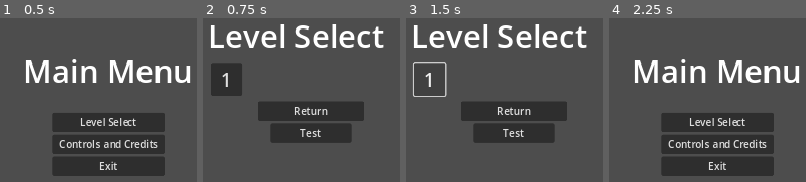
Above: before the commit, frames 1-4 (left to right).
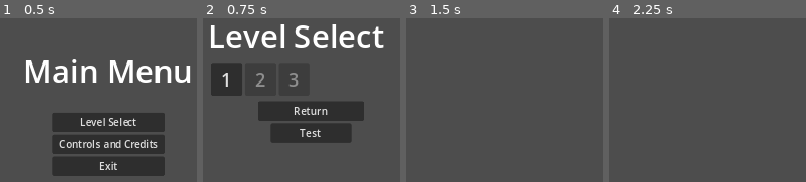
Above: after the commit, the same moments.

Repository: DevBeebo/HighCoastGameJam2024
Game: Godot game, scene res://Scenes/MainScene.tscn
The game is run twice, just before and just after one commit, with the same random seed, the same clock (stepped at 60 frames per second) and the same inputs. The engine's default icon, where the game draws it, is replaced by a stand-in: a white triangle on a blue panel in a dark square.
Inputs (mouse positions are in pixels of both pictures, inside the frame that each line leads up to):
- Up to frame 1 (0.5 s): no input
- Up to frame 2 (0.75 s): click "Level Select" at 0.5 s
- Up to frame 3 (1.5 s): click "1" at 1.25 s
- Up to frame 4 (2.25 s): click (717, 111) at 2 s, where only the run before the commit has a clickable "Return"

Frame 1 is identical in both runs. In frame 2, 0.3% of the frame differs, in the area x 26-49%, y 33-43%; in frame 3, 16%; in frame 4, 24%, in the area x 13-97%, y 25-97%.

Commit message:
Level Select menu works + Levels can end

Diff:
--- a/project/Classes/GameManager.gd
+++ b/project/Classes/GameManager.gd
@@ -1,10 +1,15 @@
 extends Node
 
 signal level_change(new_id) # Emitted when the level changes and says to which ID. -1 means no level
+signal level_completed(completed_levels)
 
 var levels = [ # An array with all the levels in order. 0 is a test level
 	preload("res://Scenes/Levels/TestLevel.tscn"),
+	preload("res://Scenes/Levels/TestLevel.tscn"),
+	preload("res://Scenes/Levels/TestLevel.tscn"),
+	preload("res://Scenes/Levels/TestLevel.tscn"),
 ]
+var completed_levels = 0 # The numbers of levels completed
 var current_level : int = -1 # The ID of the current level to reset on death. -1 means no level is currently being played
 var current_menu : String = "MainMenu" # The name of the current menus node
 var level_scene : Node2D # The root node of the current level
@@ -15,6 +20,7 @@
 	change_menu(current_menu)
 	pass
 
+
 func change_menu(menu:String):
 	if current_level != -1:
 		unload_level()
@@ -22,6 +28,7 @@
 		menu_canvas.get_node(current_menu).visible = false
 		current_menu = menu
 		menu_canvas.get_node(menu).visible = true
+
 
 func load_level(id):
 	# Skip if id does not refer to a Level
@@ -37,12 +44,21 @@
 	get_tree().root.call_deferred("add_child", level_scene)
 	level_change.emit(id)
 
+
 func unload_level():
 	if level_scene == null: return
 	level_scene.queue_free()
 	current_level = -1 # Sets it to -1 as it means no level is being played
 	level_change.emit(-1)
 
+
+func complete_level():
+	if current_level > completed_levels:
+		completed_levels = current_level
+	level_completed.emit(current_level)
+	change_menu("LevelSelect")
+
+
 func player_died(id:int, why:String):
 	print("Player ", id + 1, " died because ", why)
 	level_scene.set_deferred("process_mode", Node.PROCESS_MODE_DISABLED)
--- a/project/Scenes/Levels/TestLevel.tscn
+++ b/project/Scenes/Levels/TestLevel.tscn
@@ -1,10 +1,11 @@
-[gd_scene load_steps=11 format=3 uid="uid://vawcxnnc22v3"]
+[gd_scene load_steps=13 format=3 uid="uid://vawcxnnc22v3"]
 
 [ext_resource type="PackedScene" uid="uid://di1rwdhvae4ac" path="res://Scenes/Prefabs/player.tscn" id="1_1yvlr"]
 [ext_resource type="PackedScene" uid="uid://chufrnslirsie" path="res://Scenes/Prefabs/mover.tscn" id="2_5ypfr"]
 [ext_resource type="PackedScene" uid="uid://0wrven0muldp" path="res://Scenes/Prefabs/floor_button.tscn" id="3_n6ole"]
 [ext_resource type="PackedScene" uid="uid://sdhr1o31o8u8" path="res://Scenes/Prefabs/button.tscn" id="4_tas6q"]
 [ext_resource type="Texture2D" uid="uid://6v6dgf2ojcad" path="res://icon.svg" id="5_0nh6l"]
+[ext_resource type="Script" path="res://Scenes/Levels/level_end.gd" id="6_ha5my"]
 
 [sub_resource type="RectangleShape2D" id="RectangleShape2D_ctr5a"]
 size = Vector2(1280, 20)
@@ -151,6 +152,9 @@
 physics_layer_0/collision_mask = 0
 sources/0 = SubResource("TileSetAtlasSource_gpf3x")
 
+[sub_resource type="CircleShape2D" id="CircleShape2D_od3ar"]
+radius = 32.0
+
 [node name="Level" type="Node2D"]
 
 [node name="Player1" parent="." instance=ExtResource("1_1yvlr")]
@@ -160,10 +164,10 @@
 position = Vector2(896, 384)
 player_id = 1
 
-[node name="StaticBody2D" type="StaticBody2D" parent="."]
+[node name="Floor" type="StaticBody2D" parent="."]
 position = Vector2(640, 448)
 
-[node name="CollisionShape2D" type="CollisionShape2D" parent="StaticBody2D"]
+[node name="CollisionShape2D" type="CollisionShape2D" parent="Floor"]
 shape = SubResource("RectangleShape2D_ctr5a")
 
 [node name="Mover" parent="." node_paths=PackedStringArray("trigger") instance=ExtResource("2_5ypfr")]
@@ -198,3 +202,13 @@
 tile_set = SubResource("TileSet_4uwrj")
 
 [node name="TileMapLayer" type="TileMapLayer" parent="."]
+
+[node name="LevelEnd" type="Area2D" parent="."]
+position = Vector2(672, 416)
+collision_layer = 0
+collision_mask = 2
+script = ExtResource("6_ha5my")
+
+[node name="CollisionShape2D" type="CollisionShape2D" parent="LevelEnd"]
+shape = SubResource("CircleShape2D_od3ar")
+debug_color = Color(0.65526, 0.517151, 9.62615e-07, 0.42)
--- /dev/null
+++ b/project/Scenes/Levels/level_end.gd
@@ -0,0 +1,12 @@
+extends Area2D
+
+
+# Called when the node enters the scene tree for the first time.
+func _ready():
+	self.body_entered.connect(player_entered)
+
+
+func player_entered(_area):
+	print("yo")
+	if self.get_overlapping_bodies().size() == 2:
+		GameManager.complete_level()
--- a/project/Scenes/Menus/LevelSelect.tscn
+++ b/project/Scenes/Menus/LevelSelect.tscn
@@ -1,7 +1,8 @@
-[gd_scene load_steps=3 format=3 uid="uid://2yyjf50ngway"]
+[gd_scene load_steps=4 format=3 uid="uid://2yyjf50ngway"]
 
-[ext_resource type="Script" path="res://Scenes/level_select_menu.gd" id="1_ftln6"]
-[ext_resource type="Script" path="res://Scenes/Menus/level_button.gd" id="2_unlmh"]
+[ext_resource type="Script" path="res://Scripts/level_select_menu.gd" id="1_ftln6"]
+[ext_resource type="PackedScene" uid="uid://cf2d4qc54mav6" path="res://Scenes/Prefabs/level_button.tscn" id="2_otlen"]
+[ext_resource type="Script" path="res://Scripts/level_button.gd" id="2_unlmh"]
 
 [node name="LevelSelect" type="Control"]
 layout_mode = 3
@@ -11,6 +12,7 @@
 grow_horizontal = 2
 grow_vertical = 2
 script = ExtResource("1_ftln6")
+level_button_prefab = ExtResource("2_otlen")
 
 [node name="VBoxContainer" type="VBoxContainer" parent="."]
 layout_mode = 1
@@ -42,12 +44,6 @@
 layout_mode = 2
 columns = 6
 
-[node name="Level" type="Button" parent="VBoxContainer/MarginContainer/GridContainer"]
-custom_minimum_size = Vector2(50, 50)
-layout_mode = 2
-theme_override_font_sizes/font_size = 30
-text = "1"
-
 [node name="ReturnMargin" type="MarginContainer" parent="VBoxContainer"]
 layout_mode = 2
 theme_override_constants/margin_left = 80
--- a/project/Scenes/Menus/pause_menu.tscn
+++ b/project/Scenes/Menus/pause_menu.tscn
@@ -1,6 +1,6 @@
 [gd_scene load_steps=2 format=3 uid="uid://lxjdjxwviixe"]
 
-[ext_resource type="Script" path="res://Scenes/Menus/pause_menu.gd" id="1_vjmce"]
+[ext_resource type="Script" path="res://Scripts/pause_menu.gd" id="1_vjmce"]
 
 [node name="PauseMenu" type="Control"]
 layout_mode = 3
--- /dev/null
+++ b/project/Scenes/Prefabs/level_button.tscn
@@ -0,0 +1,9 @@
+[gd_scene load_steps=2 format=3 uid="uid://cf2d4qc54mav6"]
+
+[ext_resource type="Script" path="res://Scripts/level_button.gd" id="1_g0k0i"]
+
+[node name="LevelButton" type="Button"]
+custom_minimum_size = Vector2(50, 50)
+theme_override_font_sizes/font_size = 30
+text = "0"
+script = ExtResource("1_g0k0i")
--- a/project/Scenes/level_select_menu.gd
+++ /dev/null
@@ -1,6 +0,0 @@
-extends Control
-
-
-
-func _on_return_pressed():
-	GameManager.change_menu("MainMenu")
--- /dev/null
+++ b/project/Scripts/level_select_menu.gd
@@ -0,0 +1,26 @@
+extends Control
+
+
+@export var level_button_prefab : PackedScene
+
+@onready var level_grid : Control = $"VBoxContainer/MarginContainer/GridContainer"
+
+func _ready() -> void:
+	GameManager.level_completed.connect(update)
+	update(GameManager.completed_levels)
+
+
+func update(id:int):
+	for c in level_grid.get_children():
+		c.queue_free()
+	for i in GameManager.levels.size() - 1:
+		var new_button = level_button_prefab.instantiate()
+		new_button.text = str(i+1)
+		new_button.id = i+1
+		if i > id:
+			new_button.disabled = true
+		level_grid.add_child(new_button)
+
+
+func _on_return_pressed():
+	GameManager.change_menu("MainMenu")
--- a/project/Scripts/main_menu.gd
+++ b/project/Scripts/main_menu.gd
@@ -6,24 +6,25 @@
 	pass # Replace with function body.
 
 
-# Called every frame. 'delta' is the elapsed time since the previous frame.
-func _process(delta):
-	pass
-
 func _on_level_select_pressed():
 	GameManager.change_menu("LevelSelect")
+
 
 func _on_controls_pressed():
 	GameManager.change_menu("Controls")
 
+
 func _on_exit_pressed():
 	exit_prompt_toggle(true)
+
 
 func _on_confirm_exit_pressed():
 	get_tree().quit()
 
+
 func _on_decline_exit_pressed():
 	exit_prompt_toggle(false)
+
 
 # Shows and hides the exit prompt and menu. If "show_exit" is true, the exit prompt will be shown instead of the menu
 func exit_prompt_toggle(show_exit:bool):
Renamed: project/Scenes/Menus/level_button.gd -> project/Scripts/level_button.gd
Renamed: project/Scenes/Menus/pause_menu.gd -> project/Scripts/pause_menu.gd
